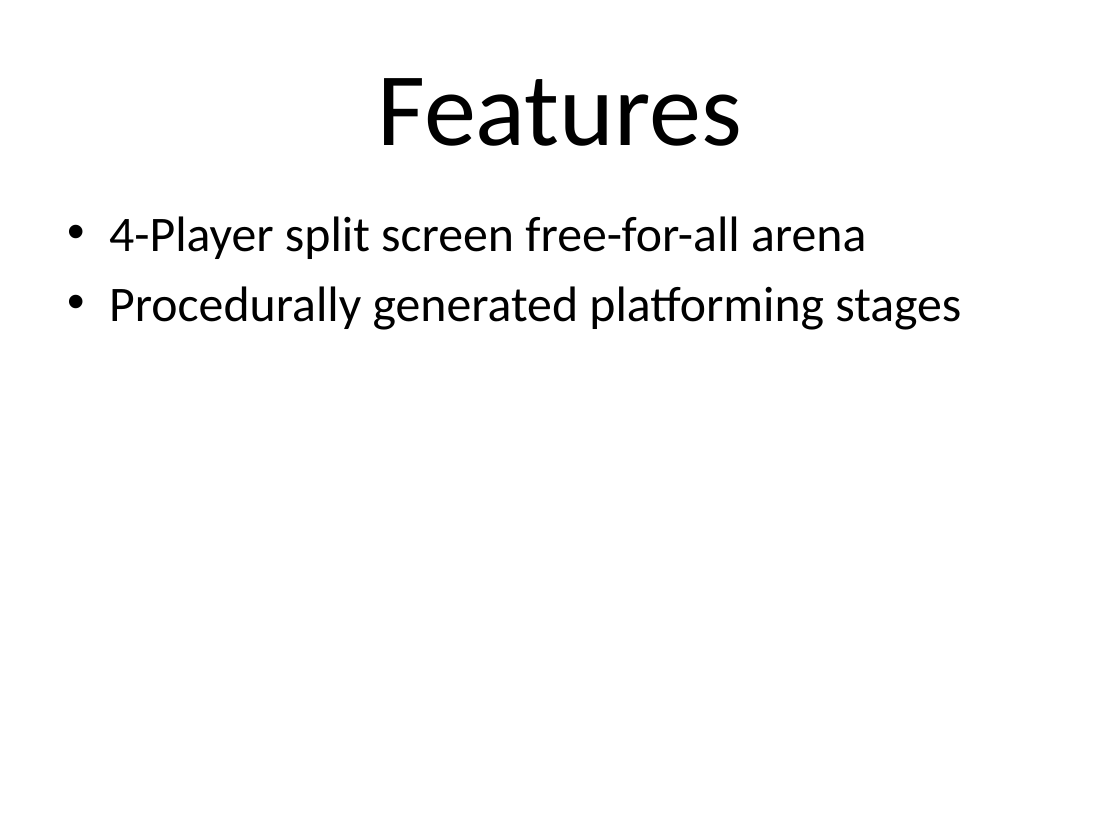
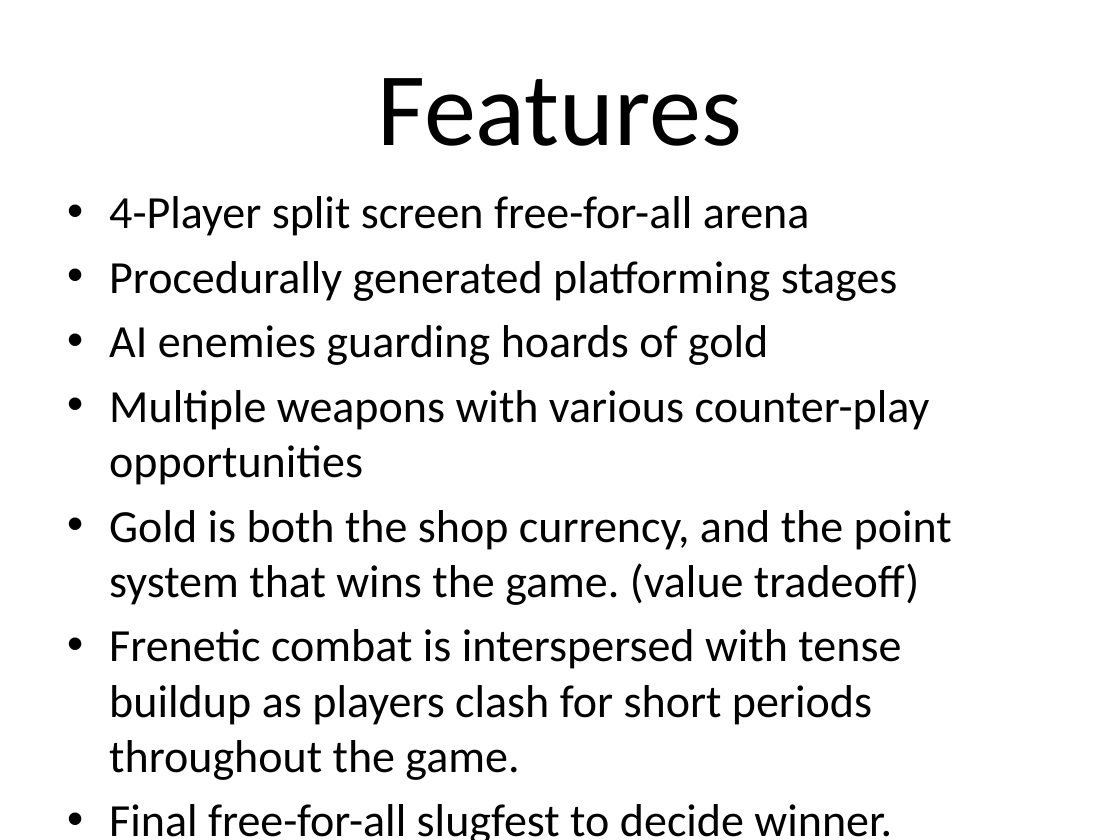
Before and after one commit to Assisting/flaming-zebras, a slide deck: slide 6 of Codename flaming zebras.pptx (slide 3 before the commit). Drawn at 1120x840 pixels with LibreOffice and Linux fonts; fonts in the diff are those of the drawing. Boxes give left, top, right and bottom in pixels: in the first picture for what was removed or moved away, otherwise in the second. Text is boxed around its words. In the diff, an @@ line names an element or a change of style, - is before the commit and + after.

Commit message:
Finished Powerpoint (please review)
I've gone through the assignment requirements and added all of the
things that must be on the presentation. Please take a look and let me
know if there are questions.

```diff
--- a/Codename flaming zebras.pptx
+++ b/Codename flaming zebras.pptx
@@ text "4-Player split screen free-for-all arena": place and size @@
-text "4-Player split screen free-for-all arena" at <box>109,216,961,330</box>
+text "4-Player split screen free-for-all arena" at <box>109,196,952,840</box>
@@ text at <box>109,196,898,301</box>: size 32 to 29.6 pt in "4-Player split screen free-for-all arena", "Procedurally generated platforming stages" @@
@@ text at <box>109,325,952,840</box>: paragraphs added @@
+• AI enemies guarding hoards of gold
+• Multiple weapons with various counter-play opportunities
+• Gold is both the shop currency, and the point system that wins the game. (value tradeoff)
+• Frenetic combat is interspersed with tense buildup as players clash for short periods throughout the game.
+• Final free-for-all slugfest to decide winner.
```
Also in this commit, not shown: 1 other slide changed, 5 slides added, 1 slide removed.
